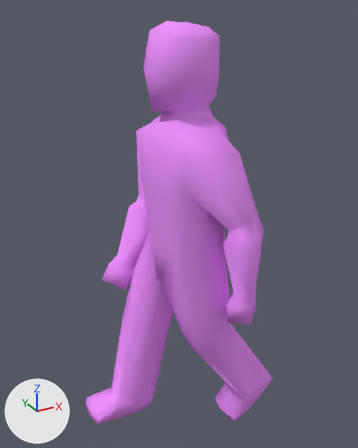
The Blender file gmlPlayerWithModelMerge/blender_model/Man0.23_walk.blend: old version first, new version second.
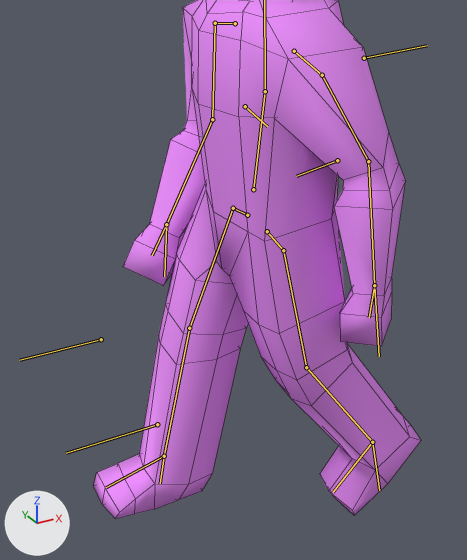
There are two pictures of each version: one whole from a 50 mm camera at (-3.78, -7.58, 3.07) aimed at (-0.28, -1.22, -0.11), one close up on the part from 9% to 84% of the width and 28% to 100% of the height. Every picture has the same lights, and +X, +Y and +Z are marked at lower left. Both versions are drawn at the pose saved in each file; the numbers are the values there. The bones that bend it are drawn over the model as lines in the close-ups. The close-ups show mesh edges as thin lines.

Objects in the first close-up: 'Man'.
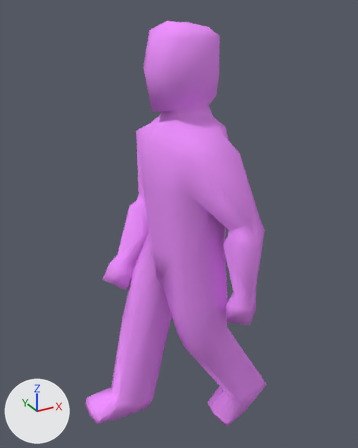
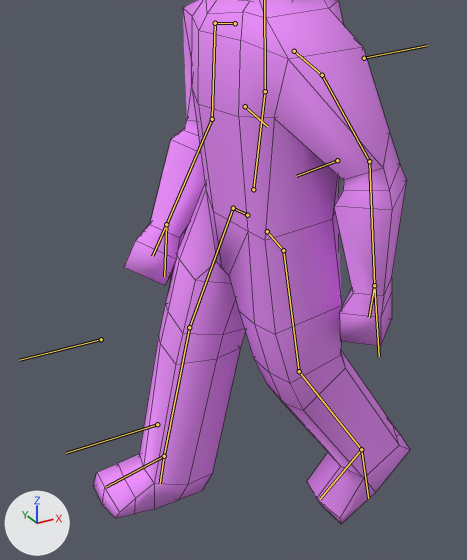
Commit message: again with the walk
	modified:   Man0.23_walk.blend

Location of each change, (x1, y1, x2, y2) in pixels of the close-ups (467 x 560 px):
'Man', posed: before (93, 0, 421, 519); after (93, 0, 410, 524)
bone 'Iktarget.Foot.l', root to tip: before (372, 442) to (379, 490); after (361, 449) to (368, 498)

The change in detail:
Bone 'Iktarget.Foot.l' (bone_iktarget_foot_l) moves from (-0.3, -0.21, 0.12) to (-0.15, -0.21, 0.12).
